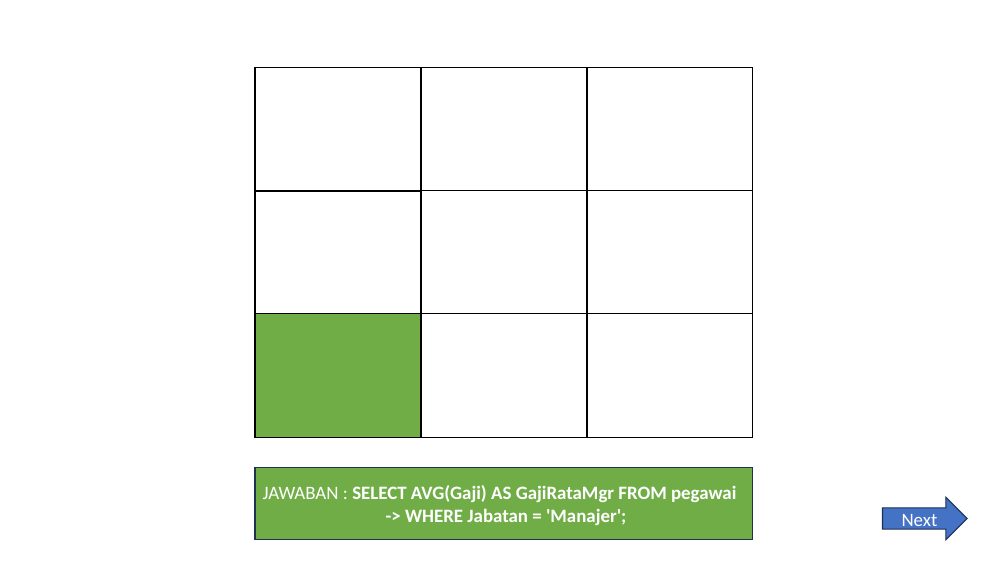
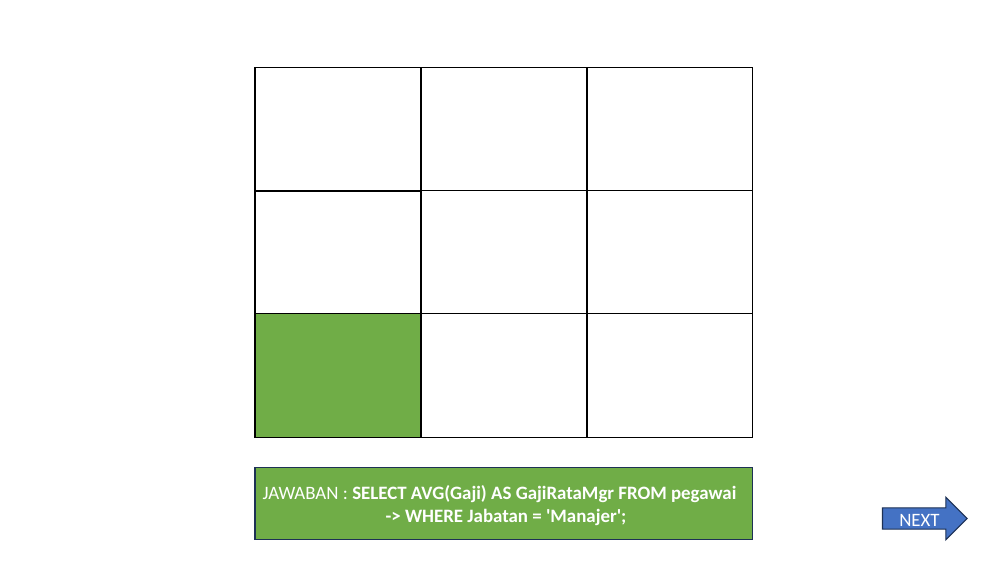
Before and after one commit to clementhermawan/BASIS-DATA, a slide deck: slide 20 of PermainanTikTakTu.pptx (slide 14 before the commit). Drawn at 1008x567 pixels with LibreOffice and Linux fonts; fonts in the diff are those of the drawing. Boxes give left, top, right and bottom in pixels: in the first picture for what was removed or moved away, otherwise in the second. Text is boxed around its words. In the diff, an @@ line names an element or a change of style, - is before the commit and + after.

```diff
--- a/PermainanTikTakTu.pptx
+++ b/PermainanTikTakTu.pptx
@@ text in right arrow at <box>899,514,939,531</box>: text changed @@
-Next
+NEXT
```
Also in this commit, not shown: 16 other slides changed, 9 slides added.
